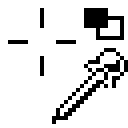
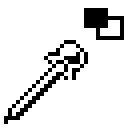
Revision of a layered w=128, h=128 image; what changed, layer by layer:
hid "crosshair_small" over box(8, 8, 80, 80)
showed "dropper", painted on it over box(4, 12, 116, 124)
hid "dropper_small" over box(48, 48, 128, 124)
